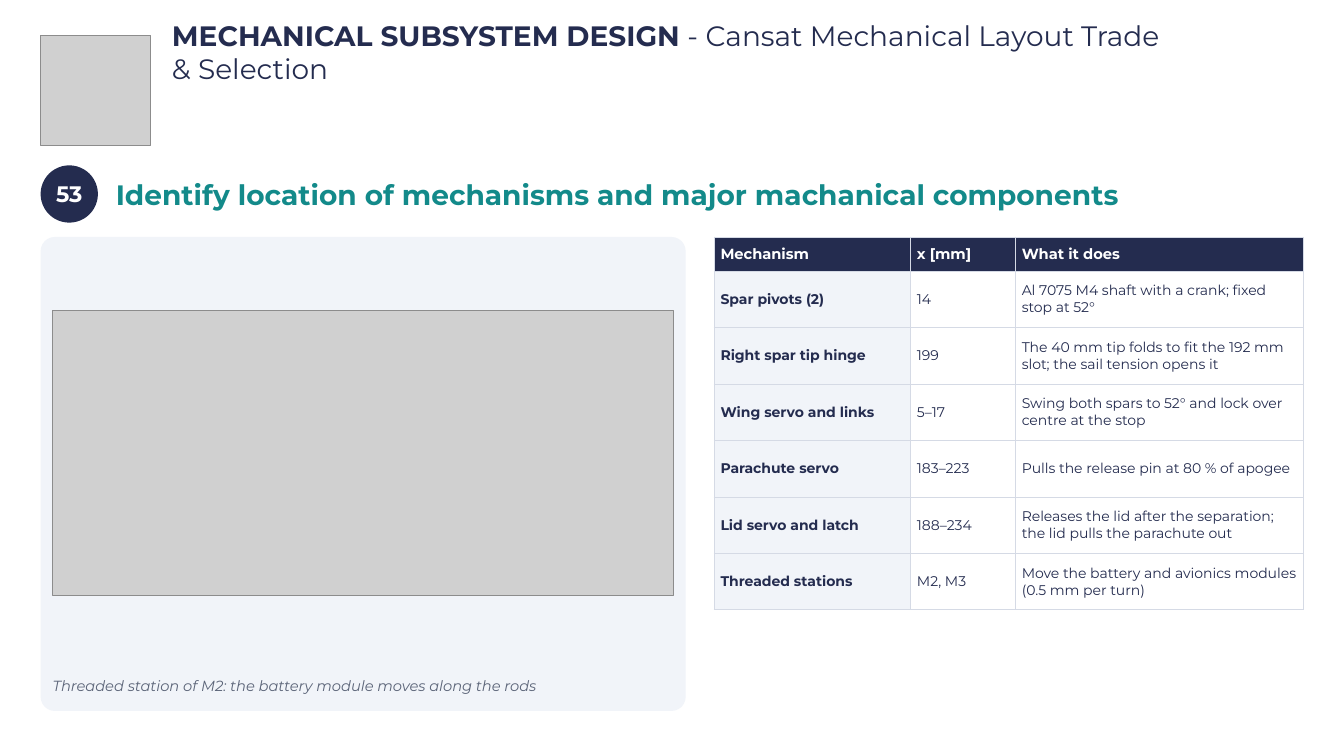
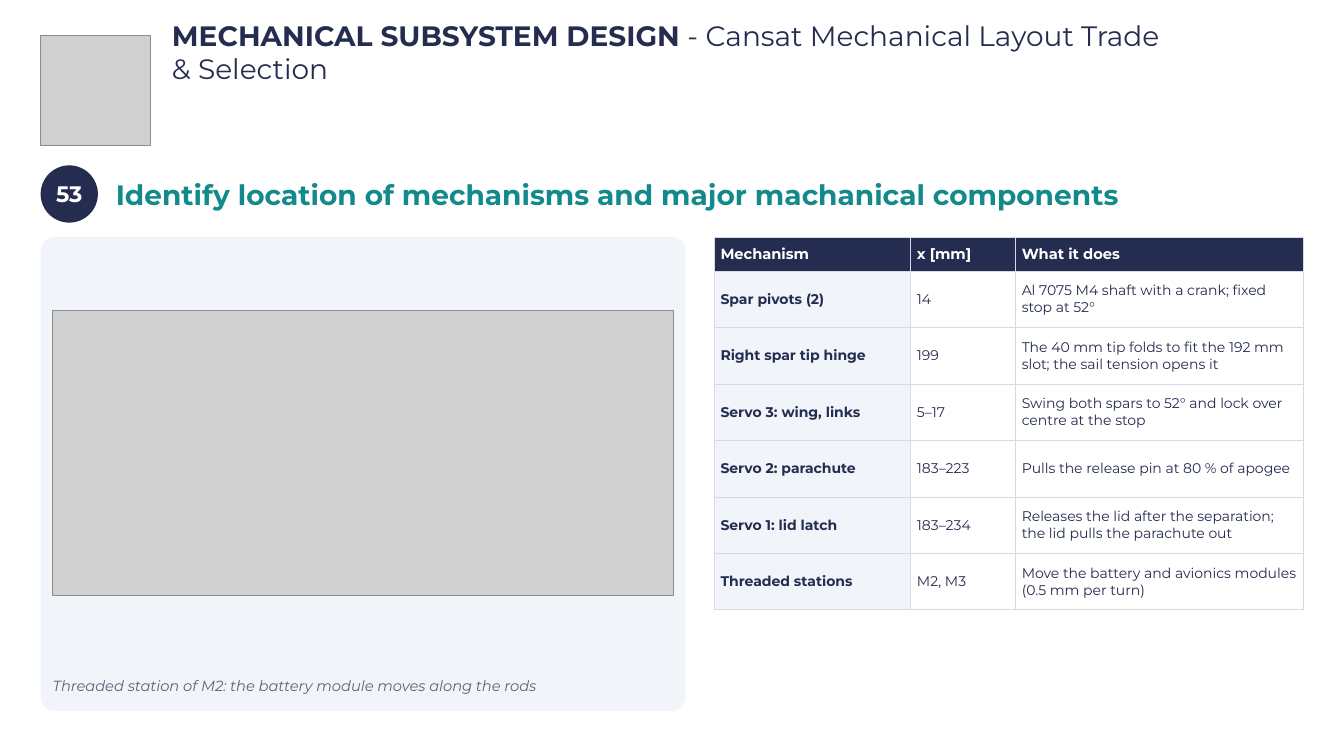
Before and after one commit to Caetano18/proyecto, a slide deck: slide 56 of cansat_pdr/laminas_plantilla/CanSat_PDR_Hermes_V2.pptx. Drawn at 1344x756 pixels with LibreOffice and Linux fonts; fonts in the diff are those of the drawing; grey boxes stand for pictures; background and template pictures are left out. Boxes give left, top, right and bottom in pixels: in the first picture for what was removed or moved away, otherwise in the second. Text is boxed around its words. In the diff, an @@ line names an element or a change of style, - is before the commit and + after.

```diff
--- a/cansat_pdr/laminas_plantilla/CanSat_PDR_Hermes_V2.pptx
+++ b/cansat_pdr/laminas_plantilla/CanSat_PDR_Hermes_V2.pptx
@@ table at (714,237,1304,610) @@
-row 4, column 1: Wing servo and links
+row 4, column 1: Servo 3: wing, links
-row 5, column 1: Parachute servo
+row 5, column 1: Servo 2: parachute
-row 6, column 1: Lid servo and latch
+row 6, column 1: Servo 1: lid latch
-row 6, column 2: 188–234
+row 6, column 2: 183–234
```
Also in this commit, not shown: 2 other slides changed, 2 other files.
